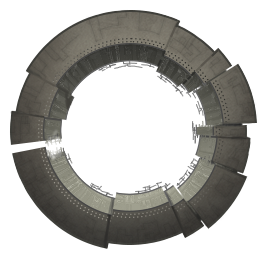
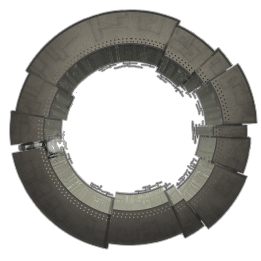
Before/after of a 261 x 261 layered artwork. What changed in the layer stack:
painted on "broken ring" over <box>9,9,258,250</box>
